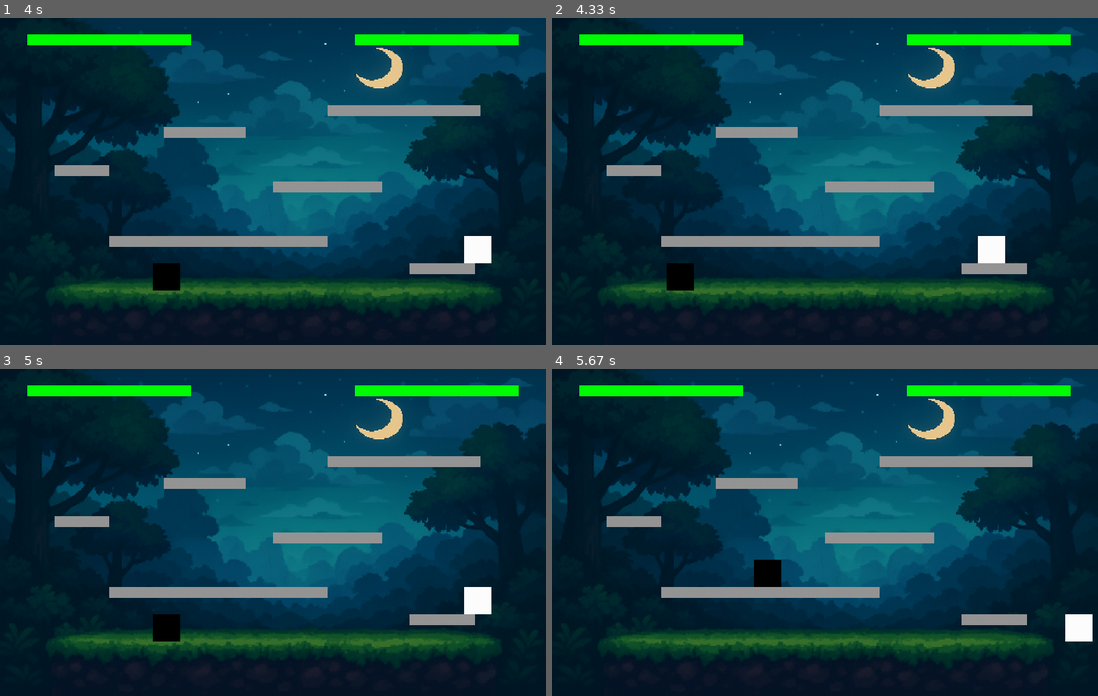
Above: before the commit, frames 1-4 (two rows, left to right).
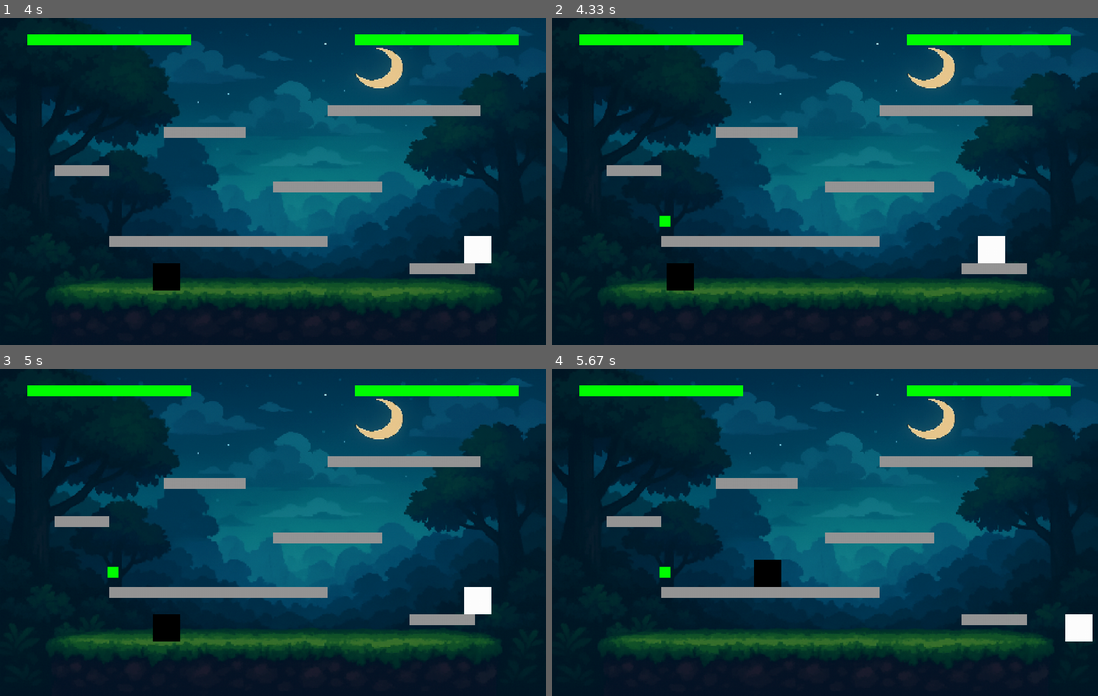
Above: after the commit, the same moments.

Repository: soishizaki/Pygame
Game: pygame game, started from lutinha.py
Same seed, same stepped clock (60 frames per second), same inputs: the game is played once before the commit and once after it.
Inputs:
- Up to frame 1 (4 s): tap W at 0.33 s; hold Right 0.67-1.13 s; hold D 0.67-1.13 s; hold Up 1.17-1.47 s; hold W 1.17-1.47 s; hold Right 1.5-1.97 s; hold D 1.5-1.97 s; hold Left 2-2.53 s; hold A 2-2.53 s; hold Left 2.57-2.97 s; hold A 2.57-2.97 s; hold Up 3-3.37 s; hold W 3-3.37 s; hold Right from 3.4 s (still down); hold D from 3.4 s (still down)
- Up to frame 2 (4.33 s): release Right at 4.03 s; release D at 4.03 s; hold Left from 4.07 s (still down); hold A from 4.07 s (still down)
- Up to frame 3 (5 s): release Left at 4.53 s; release A at 4.53 s; hold Right from 4.57 s (still down); hold D from 4.57 s (still down)
- Up to frame 4 (5.67 s): release Right at 5.03 s; release D at 5.03 s; hold Up 5.07-5.37 s; hold W 5.07-5.37 s; hold Right from 5.4 s (still down); hold D from 5.4 s (still down)

Frame 1 is identical in both runs. In frame 2, less than 0.1% of the frame differs, in the area x 19-22%, y 60-64%; in frame 3, less than 0.1%; in frame 4, less than 0.1%.

Commit message:
itens adicionados e desenhados (bloquinhos por enquanto, depois imagens). fruta aumenta a vida. quando coleta item ele some

Diff:
--- a/lutinha.py
+++ b/lutinha.py
@@ -1,4 +1,7 @@
 import pygame
+import random
+import time
+
 
 # Inicia PyGame
 pygame.init()
@@ -52,6 +55,29 @@
     pygame.Rect(600, 160, 280, 20)
 ]
 
+itens = []  # Lista de itens no mapa
+
+# Poderes ativos com tempo de expiração
+poderes = {
+    "p1_faca": 0,
+    "p1_arma": 0,
+    "p2_faca": 0,
+    "p2_arma": 0,
+}
+
+
+# Ícones dos itens (depois a gnt troca pra imagem)
+faca_img = pygame.Surface((20, 20))
+faca_img.fill((200, 200, 200))  # cinza claro
+
+arma_img = pygame.Surface((20, 20))
+arma_img.fill((50, 50, 255))  # azul
+
+fruta_img = pygame.Surface((20, 20))
+fruta_img.fill((0, 255, 0))  # verde
+
+# -------------------------------------FUNÇÕES------------------------------------------------
+
 # Função para desenhar os personagens
 def desenhar_personagem(x, y, cor):
     pygame.draw.rect(tela, cor, (x, y, largura_personagem, altura_personagem))
@@ -76,6 +102,24 @@
             return True
     return False
 
+def spawn_item():
+    tipo = random.choice(["faca", "arma", "fruta"])
+    x = random.randint(50, largura - 70)
+    y = random.randint(100, altura - 70)
+    itens.append({"tipo": tipo, "rect": pygame.Rect(x, y, 20, 20)})
+
+def desenhar_itens():
+    for item in itens:
+        if item["tipo"] == "faca":
+            tela.blit(faca_img, item["rect"])
+        elif item["tipo"] == "arma":
+            tela.blit(arma_img, item["rect"])
+        elif item["tipo"] == "fruta":
+            tela.blit(fruta_img, item["rect"])
+
+
+
+#--------------------------------------------------------------------------------------------------------
 # Loop do jogo
 game = True
 while game:
@@ -149,6 +193,11 @@
         velocidade_pulo2 = 0
         pulo2 = False
 
+    # Spawn de itens aleatoios
+    if random.randint(0, 200) == 0:  # chance de aparecer item
+        spawn_item()
+
+
     # Limites horizontais
     x1 = max(0, min(x1, largura - largura_personagem))
     x2 = max(0, min(x2, largura - largura_personagem))
@@ -166,10 +215,31 @@
         pygame.draw.rect(tela, cinza, plataforma)
 
 
-    # Desenha os dois personagens e as barras de vida
+    # Desenha os dois personagens, barras de vida e itens
     desenhar_personagem(x1, y1, branco)
     desenhar_personagem(x2, y2, preto)
     desenhar_barras_de_vida()
+    desenhar_itens()
+
+    # Verificar se os personagens pegaram algum item
+    for item in itens[:]:
+        if rect1.colliderect(item["rect"]):
+            if item["tipo"] == "faca":
+                poderes["p1_faca"] = time.time() + 10
+            elif item["tipo"] == "arma":
+                poderes["p1_arma"] = time.time() + 10
+            elif item["tipo"] == "fruta":
+                vida1 = min(100, vida1 + 20)
+            itens.remove(item)
+
+        elif rect2.colliderect(item["rect"]):
+            if item["tipo"] == "faca":
+                poderes["p2_faca"] = time.time() + 10
+            elif item["tipo"] == "arma":
+                poderes["p2_arma"] = time.time() + 10
+            elif item["tipo"] == "fruta":
+                vida2 = min(100, vida2 + 20)
+            itens.remove(item)
 
     # Atualiza a tela
     pygame.display.flip()
